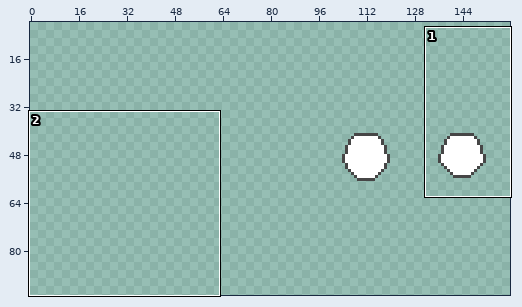
Pixel-art file: assets/Characters/player_heads.aseprite. Above: a wide view before the commit, with the close-up outlined.
Close-up. Old version:
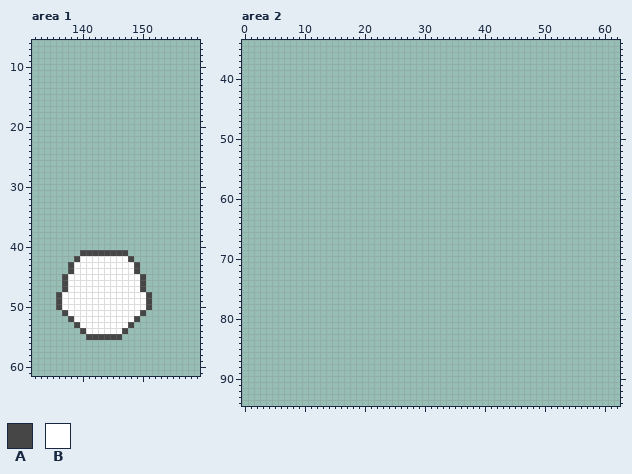
320x320 pixels, 1 frame. Shown: area 1: x 132..159, y 6..61; area 2: x 0..62, y 34..94. The old version is drawn lined up with the new one. The wide view leaves out empty margins. The commit also changed other parts of the picture, which this record leaves out.
Palette (. is transparent): A #464646  B #ffffff
Pixels before, area 1, first column x 136:
41 ....AAAAAAAA....
42 ...ABBBBBBBBA...
43 ..ABBBBBBBBBBA..
44 ..ABBBBBBBBBBA..
45 .ABBBBBBBBBBBBA.
46 .ABBBBBBBBBBBBA.
47 .ABBBBBBBBBBBBA.
48 ABBBBBBBBBBBBBBA
49 ABBBBBBBBBBBBBBA
50 ABBBBBBBBBBBBBBA
51 .ABBBBBBBBBBBBA.
52 ..ABBBBBBBBBBA..
53 ...ABBBBBBBBA...
54 ....ABBBBBBA....
55 .....AAAAAA.....
Pixels before, area 2 (only the part around the change), first column x 3:
34 ............................................................
35 ............................................................
36 ............................................................
37 ............................................................
38 ............................................................
39 ............................................................
40 ............................................................
41 ............................................................
42 ............................................................
43 ............................................................
44 ............................................................
45 ............................................................
46 ............................................................
47 ............................................................
48 ............................................................
49 ............................................................
50 ............................................................
51 ............................................................
52 ............................................................
53 ............................................................
54 ............................................................
55 ............................................................
56 ............................................................
57 ............................................................
58 ............................................................
59 ............................................................
60 ............................................................
61 ............................................................
62 ............................................................
63 ............................................................
64 ............................................................
65 ............................................................
66 ............................................................
67 ............................................................
68 ............................................................
69 ............................................................
70 ............................................................
71 ............................................................
72 ............................................................
73 ............................................................
74 ............................................................
75 ............................................................
76 ............................................................
77 ............................................................
78 ............................................................
79 ............................................................
80 ............................................................
81 ............................................................
82 ............................................................
83 ............................................................
84 ............................................................
85 ............................................................
86 ............................................................
87 ............................................................
88 ............................................................
89 ............................................................
90 ............................................................
91 ............................................................
92 ............................................................
93 ............................................................
94 ............................................................
The result:
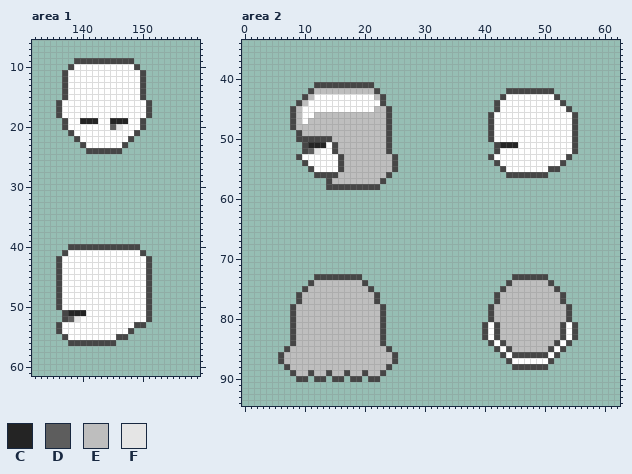
Colours new in this view: C #242424  D #5d5d5d  E #bebebe  F #e5e5e5
Changes in this commit:
whole drawing moved by +96,+33 (the old picture is shown already moved)
Changed rows in their new state; - is an unchanged pixel.
Area 1:
first column x 136:
 9 ---AAAAAAAAAA---
10 --ABBBBBBBBBBA--
11 -ABBBBBBBBBBBBA-
12 -ABBBBBBBBBBBBA-
13 -ABBBBBBBBBBBBA-
14 -ABBBBBBBBBBBBA-
15 -ABBBBBBBBBBBBA-
16 ABBBBBBBBBBBBBBA
17 ABBBBBBBBBBBBBBA
18 ABBBBBBBBBBBBBBA
19 -ABBCCCBBCCCBBA-
20 -ABBBBBBBDFBBBA-
21 --ABBBBBBBBBBA--
22 ---ABBBBBBBBA---
23 ----ABBBBBBA----
24 -----AAAAAA-----
first column x 136:
40 --AAAAAAAAAAAA--
41 -ABBBBBBBBBBBBA-
42 ABBB--------BBBA
43 ABB----------BBA
44 ABB----------BBA
45 AB------------BA
46 AB------------BA
47 AB------------BA
first column x 136:
51 --CCC---------BA
52 -ADF---------BBA
53 ABBB--------BAA-
54 ABBBB------BA---
55 -ABBBBBBBB-A----
56 --AAAAAAAA------
Area 2:
first column x 8:
41 ----AAAAAAAAAA----------------------------------
42 ---AEEEEEEEEEEA---------------------AAAAAAAA----
43 --AEBBBBBBBBBBEA-------------------ABBBBBBBBA---
44 -AEBBBBBBBBBBBBA------------------ABBBBBBBBBBA--
45 AEBBBBBBBBBBBBEEA-----------------ABBBBBBBBBBBA-
46 AEBBEEEEEEEEEEEEA----------------ABBBBBBBBBBBBBA
47 AEBEEEEEEEEEEEEEA----------------ABBBBBBBBBBBBBA
48 AEEEEEEEEEEEEEEEA----------------ABBBBBBBBBBBBBA
49 -AEEEEEEEEEEEEEEA----------------ABBBBBBBBBBBBBA
50 -AAAAAAEEEEEEEEEA----------------ABBBBBBBBBBBBBA
51 --ACCCBAEEEEEEEEA-----------------ACCCBBBBBBBBBA
52 --ADFBBAEEEEEEEEA-----------------ABBBBBBBBBBBBA
53 -ABBBBBBAEEEEEEEEA---------------ABBBBBBBBBBBBA-
54 --ABBBBBAEEEEEEEEA----------------ABBBBBBBBBBA--
55 ---ABBBBAEEEEEEEEA-----------------ABBBBBBBAA---
56 ----AAAAEEEEEEEEA-------------------AAAAAAA-----
57 ------AEEEEEEEEA--------------------------------
58 ------AAAAAAAAA---------------------------------
first column x 6:
73 ------AAAAAAAA-------------------------AAAAAA-----
74 -----AEEEEEEEEA-----------------------AEEEEEEA----
75 ----AEEEEEEEEEEA---------------------AEEEEEEEEA---
76 ---AEEEEEEEEEEEEA-------------------AEEEEEEEEEEA--
77 ---AEEEEEEEEEEEEA-------------------AEEEEEEEEEEA--
78 --AEEEEEEEEEEEEEEA-----------------AEEEEEEEEEEEEA-
79 --AEEEEEEEEEEEEEEA-----------------AEEEEEEEEEEEEA-
80 --AEEEEEEEEEEEEEEA-----------------AEEEEEEEEEEEEA-
81 --AEEEEEEEEEEEEEEA----------------ABAEEEEEEEEEEABA
82 --AEEEEEEEEEEEEEEA----------------ABAEEEEEEEEEEABA
83 --AEEEEEEEEEEEEEEA----------------ABAEEEEEEEEEEABA
84 --AEEEEEEEEEEEEEEA-----------------ABAEEEEEEEEABA-
85 -AEEEEEEEEEEEEEEEEA-----------------ABAEEEEEEABA--
86 AEEEEEEEEEEEEEEEEEEA-----------------ABAAAAAABA---
87 AEEEEEEEEEEEEEEEEEEA------------------ABBBBBBA----
88 -AEEEEEEEEEEEEEEEEA--------------------AAAAAA-----
89 --AEEAEEAEEAEEAEEA--------------------------------
90 ---AA-AA-AA-AA-AA---------------------------------
Changed places in both close-ups, as pixel boxes (x1, y1, x2, y2):
added: (56, 58, 152, 154)
changed: (56, 244, 152, 292)
changed: (56, 310, 152, 346)
added: (290, 82, 398, 190)
added: (488, 88, 578, 178)
added: (278, 274, 398, 382)
added: (482, 274, 578, 370)
